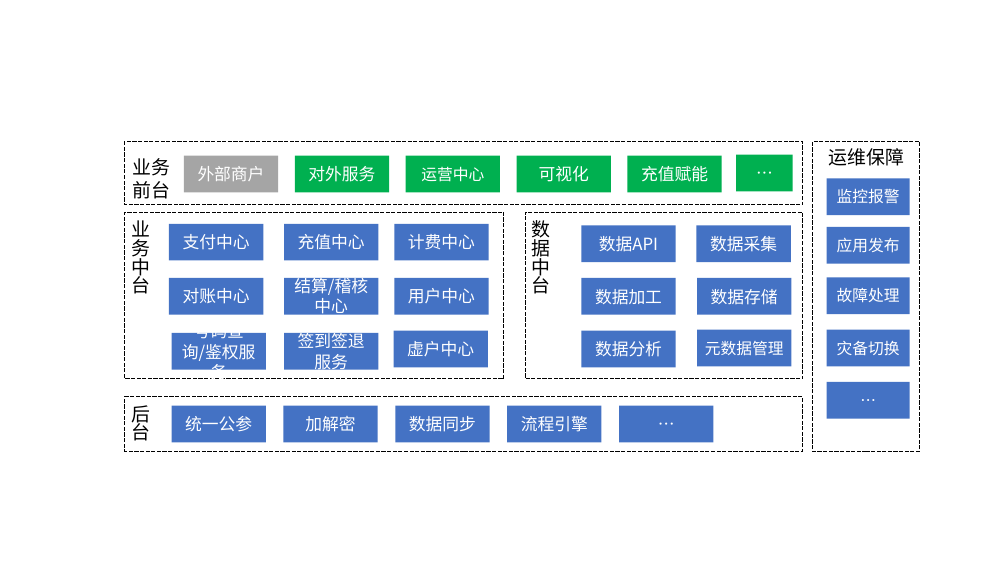
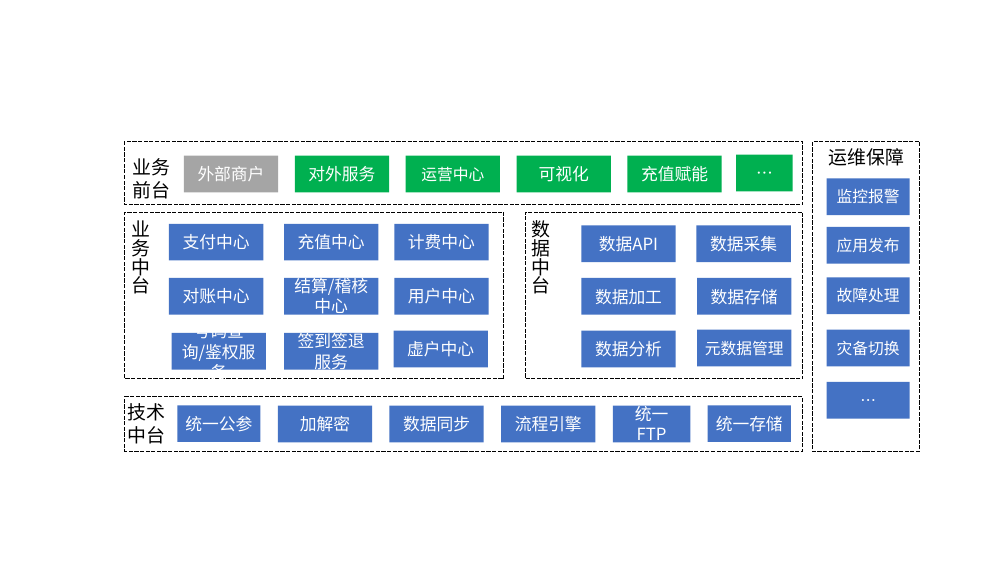
Before and after one commit to qinqiang2000/upay_doc, a slide deck: slide 1 of chart.pptx. Drawn at 1008x567 pixels with LibreOffice and Linux fonts; fonts in the diff are those of the drawing. Boxes give left, top, right and bottom in pixels: in the first picture for what was removed or moved away, otherwise in the second. Text is boxed around its words. In the diff, an @@ line names an element or a change of style, - is before the commit and + after.

```diff
--- a/chart.pptx
+++ b/chart.pptx
@@ text added at <box>128,403,166,444</box>, 18 pt, text #000000 @@
+技术
+中台
@@ text in rectangle at <box>131,405,150,441</box>: text removed @@
-后台
@@ rectangle "统一公参": place and size @@
-rectangle "统一公参" at <box>172,406,266,443</box>
+rectangle "统一公参" at <box>178,405,261,442</box>
@@ 3 rectangles: place and size @@
-3 rectangles at <box>284,406,602,443</box>
+3 rectangles at <box>278,406,596,443</box>
@@ rectangle "统一FTP": place and size @@
-rectangle "统一FTP" at <box>619,406,714,443</box>
+rectangle "统一FTP" at <box>613,406,690,443</box>
@@ text in rectangle at <box>635,403,669,445</box>: text changed @@
-…
+统一FTP
@@ rectangle added at <box>708,405,791,442</box>, fill #4472C4, 16 pt, text #FFFFFF @@
+统一存储
```
Also in this commit, not shown: 2 other files.
